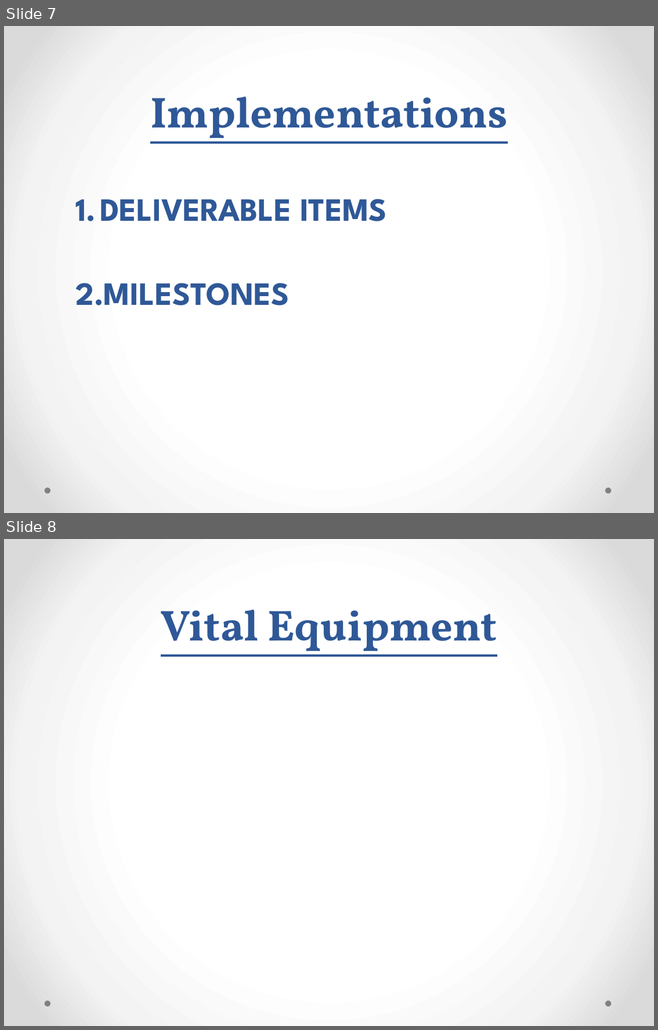
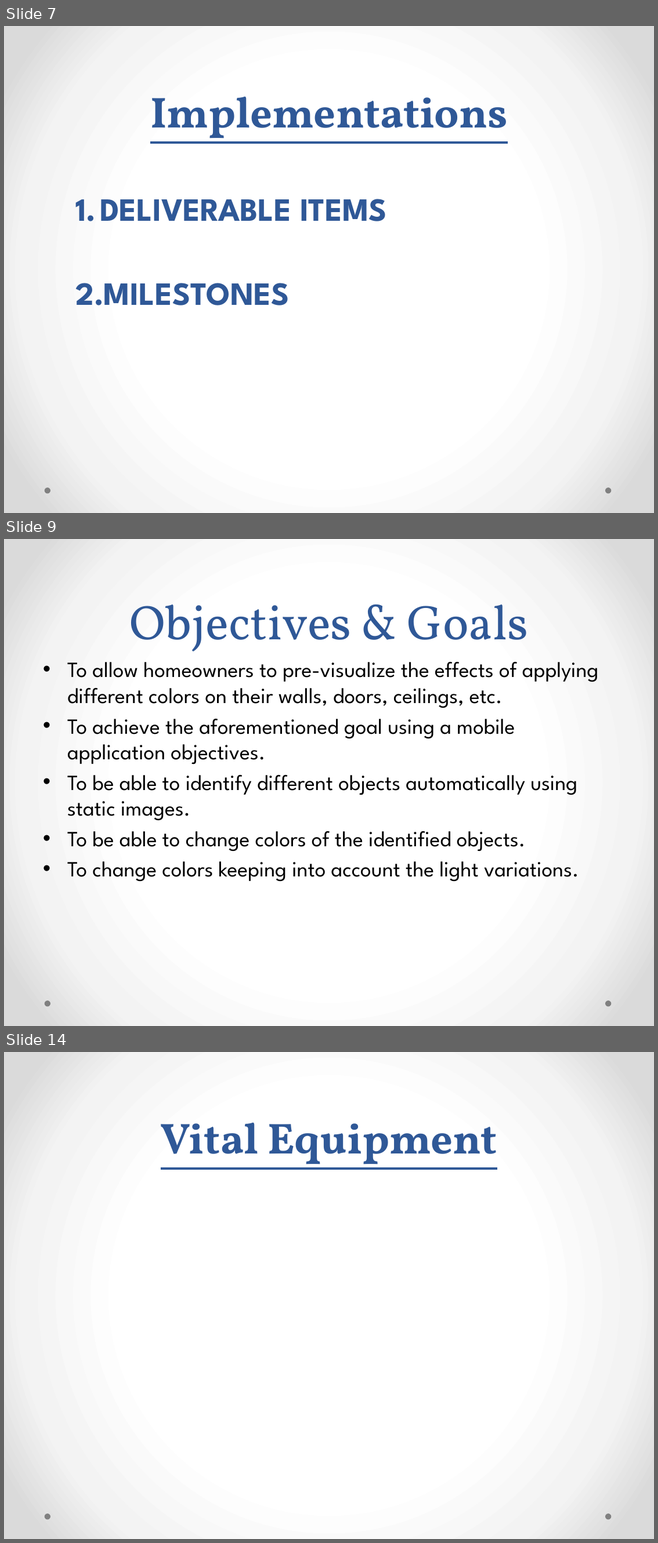
Before and after one commit to FarhanK501/FYP-Stuff, a slide deck: Report/PreColorVisualizer.pptx. Shown one above the other, each under a label of ours: slides 7 and 8 before the commit, slides 7, 9 and 14 after it; the slides between them are not shown. The pictures are 658x1030 and 658x1543 pixels, drawn with LibreOffice and Linux fonts; fonts in the diff are those of the drawing. Boxes give left, top, right and bottom in pixels: in the first picture for what was removed or moved away, otherwise in the second. Text is boxed around its words. In the diff, an @@ line names an element or a change of style, - is before the commit and + after.

```diff
--- a/Report/PreColorVisualizer.pptx
+++ b/Report/PreColorVisualizer.pptx
@@ slide 9 added at [4, 539, 654, 1026], background gradient #FFFFFF to #F4F4F4 to #DADADA; not listed: 2 template elements that a slide beside it also shows @@
@@ title added at [129, 605, 528, 652], 54 pt, text #2F5897 @@
+Objectives & Goals
@@ text added at [67, 662, 598, 882], 24 pt, text #000000 @@
+• To allow homeowners to pre-visualize the effects of applying different colors on their walls, doors, ceilings, etc.
+• To achieve the aforementioned goal using a mobile application objectives.
+• To be able to identify different objects automatically using static images.
+• To be able to change colors of the identified objects.
+• To change colors keeping into account the light variations.
@@ what was slide 8 is now slide 14 @@
```
Also in this commit, not shown: 5 other slides added.
